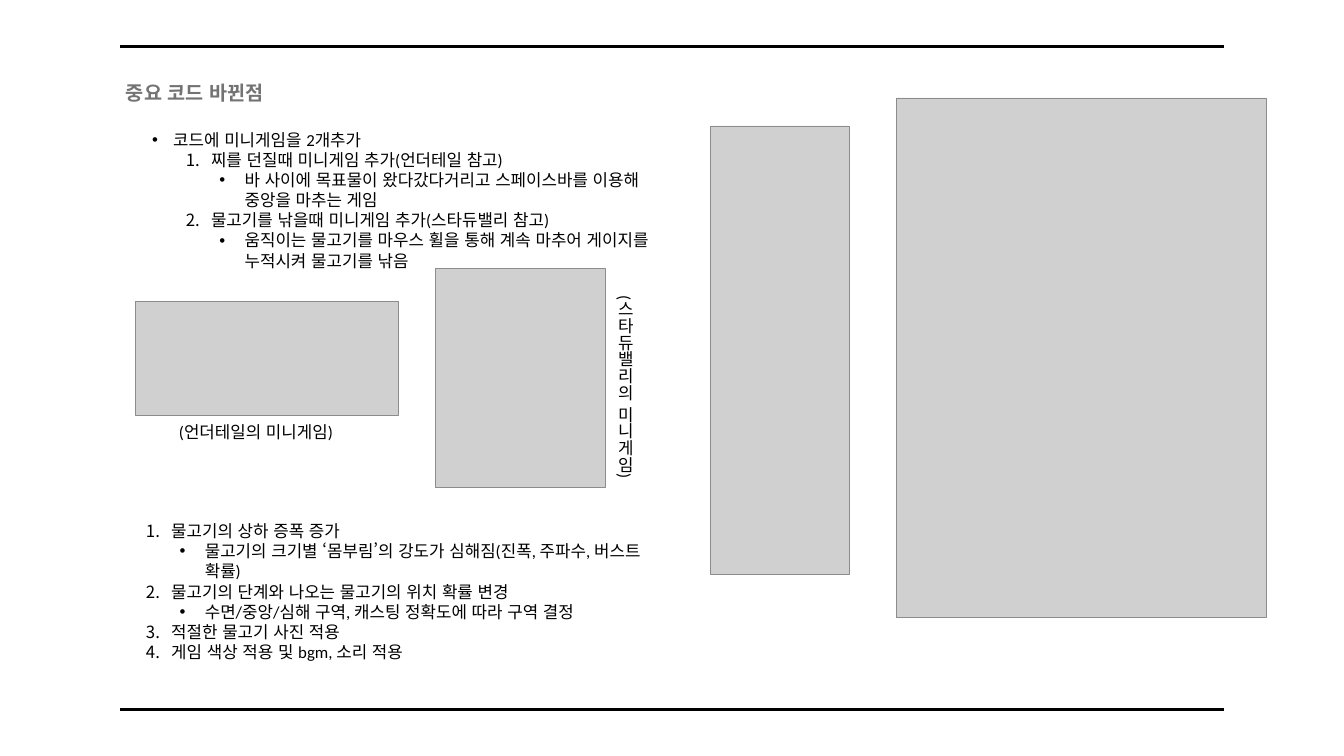
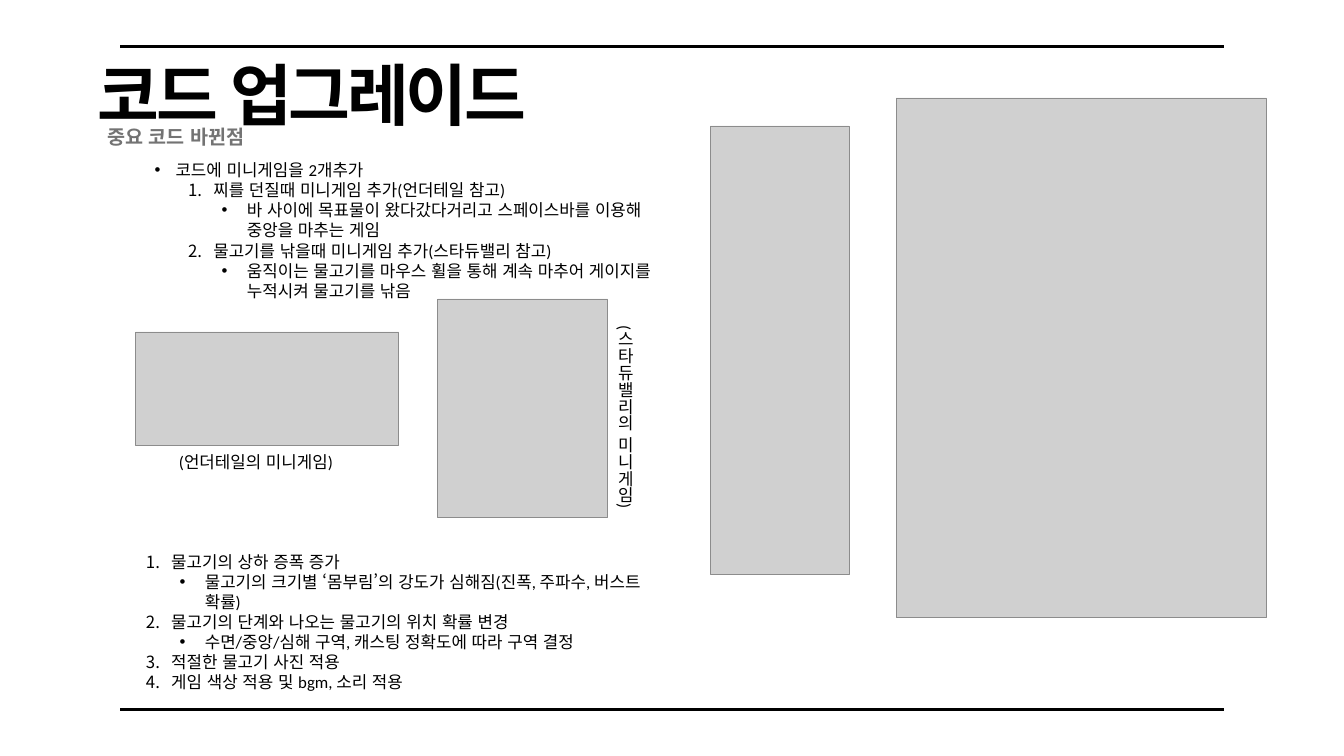
Before and after one commit to qkrtkdals962/gamp, a slide deck: slide 15 of 게임프로그래밍.pptx (slide 14 before the commit). Drawn at 1344x756 pixels with LibreOffice and Linux fonts; fonts in the diff are those of the drawing; grey boxes stand for pictures. Boxes give left, top, right and bottom in pixels: in the first picture for what was removed or moved away, otherwise in the second. Text is boxed around its words. In the diff, an @@ line names an element or a change of style, - is before the commit and + after.

```diff
--- a/게임프로그래밍.pptx
+++ b/게임프로그래밍.pptx
@@ text added at (98,63,526,136), 72 pt, text #000000, bold @@
+코드 업그레이드
@@ text "중요 코드 바뀐점": place and size @@
-text "중요 코드 바뀐점" at (126,83,263,102)
+text "중요 코드 바뀐점" at (107,124,245,146)
@@ 4 texts, 1 picture: place and size @@
-4 texts, 1 picture at (136,132,649,661)
+4 texts, 1 picture at (136,162,651,691)
@@ picture: place and size @@
-picture at (435,269,605,488)
+picture at (438,299,608,518)
```
Also in this commit, not shown: 3 other slides changed, 1 slide added, 1 other file.
